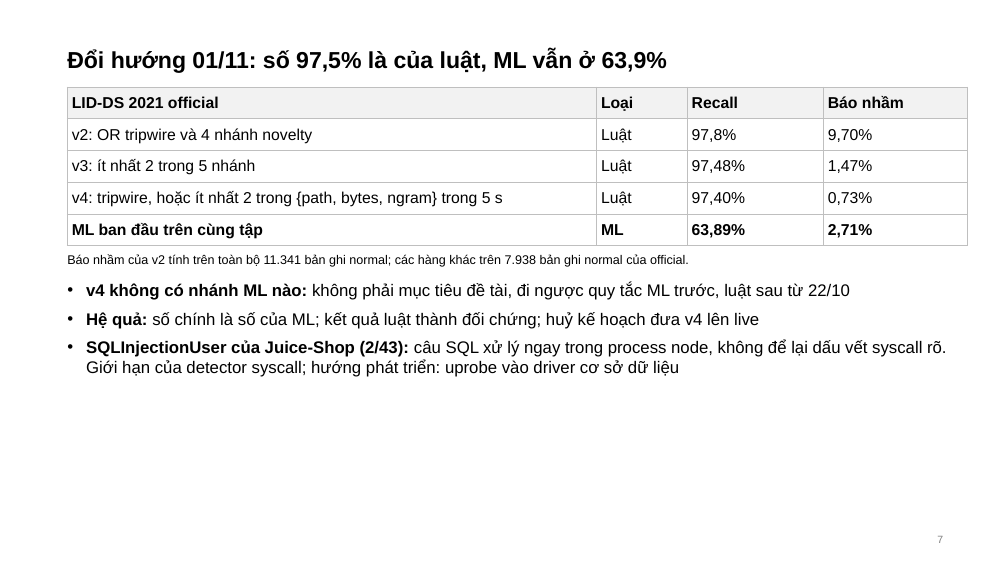
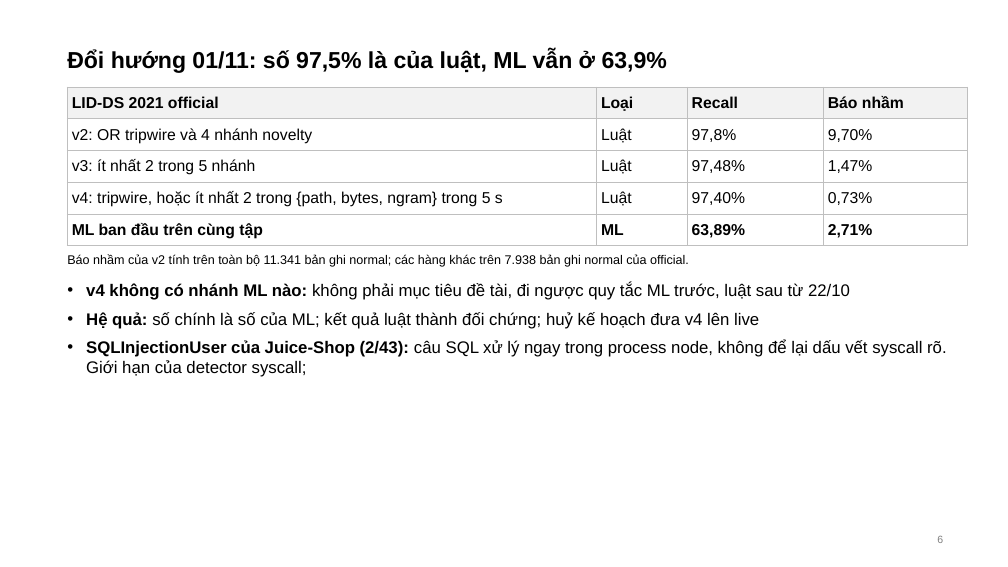
Before and after one commit to tndat-dev/eBPF-project, a slide deck: slide 6 of docs/Slide-runtime_security(06_11).pptx (slide 7 before the commit). Drawn at 1008x567 pixels with LibreOffice and Linux fonts; fonts in the diff are those of the drawing. Boxes give left, top, right and bottom in pixels: in the first picture for what was removed or moved away, otherwise in the second. Text is boxed around its words. In the diff, an @@ line names an element or a change of style, - is before the commit and + after.

```diff
--- a/docs/Slide-runtime_security(06_11).pptx
+++ b/docs/Slide-runtime_security(06_11).pptx
@@ text at bbox=[86, 339, 947, 377]: text changed @@
-• SQLInjectionUser của Juice-Shop (2/43): câu SQL xử lý ngay trong process node, không để lại dấu vết syscall rõ. Giới hạn của detector syscall; hướng phát triển: uprobe vào driver cơ sở dữ liệu
+• SQLInjectionUser của Juice-Shop (2/43): câu SQL xử lý ngay trong process node, không để lại dấu vết syscall rõ. Giới hạn của detector syscall;
@@ page number at bbox=[937, 536, 943, 543]: text changed @@
-7
+6
```
Also in this commit, not shown: 11 other slides changed, 5 slides removed, 1 other file.
